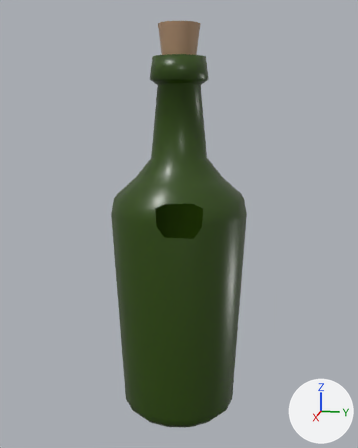
A saved change to the Blender file Assets/Blends/pickup-wine.blend.
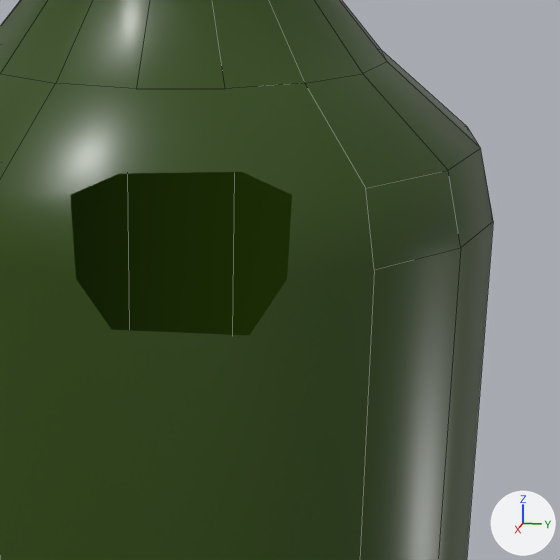
Old and new are each drawn whole from a camera (50 mm lens) standing at (0.78, 0.156, 0.219) and looking at (-0.001, -0.001, 0.023) and again close up on the part from 39% to 73% of the width and 37% to 64% of the height. The lights are fixed; the arrows at lower right show +X, +Y and +Z. The close-ups show mesh edges as thin lines. Everything nearer to the camera than a plane just in front of the edit is cut away.

Names of what the first close-up shows: 'pickup-wine'.
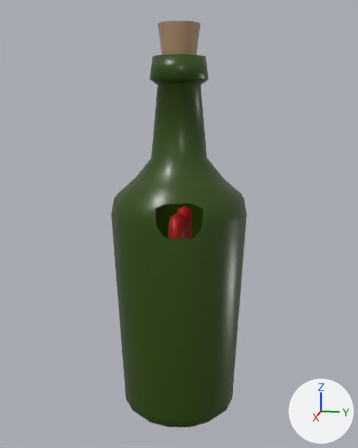
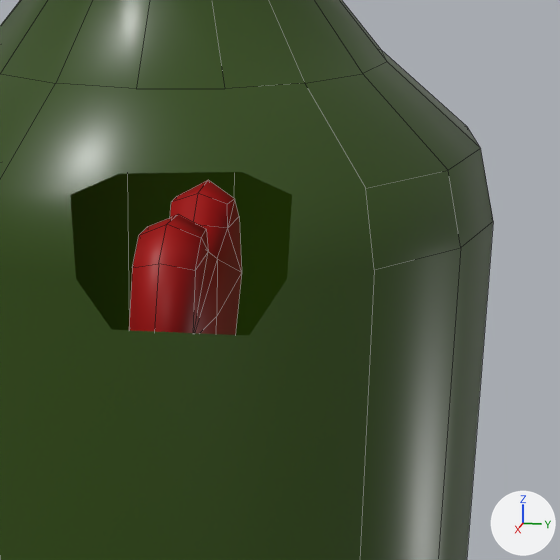
Commit message: working on wine pickup

The change in detail:
Picture 'ui-sprite-sheet.png' (img_ui_sprite_sheet_png) is new.
Material 'Heart' (mat_heart) is new.
Its texture is img_ui_sprite_sheet_png.
me_pickup_wine is used by ob_pickup_wine; location (0.0, 0.0, 0.0); rotation (1.571, 0.0, 0.0), in degrees (90, 0, 0).
me_pickup_wine had 224 vertices, 210 faces and spanned x -0.11..0.11, y -0.299..0.333, z -0.11..0.11.
me_pickup_wine now has 278 vertices, 278 faces and spans x -0.11..0.11, y -0.299..0.333, z -0.11..0.11.
me_pickup_wine part 1: a new loose piece of 54 vertices spanning x -0.06..0.06, y -0.071..0.048, z -0.014..0.008, in mat_heart (picture img_ui_sprite_sheet_png).
me_pickup_wine now uses material mat_heart (picture img_ui_sprite_sheet_png).

What differs and where, as boxes (x1, y1, x2, y2) in the close-ups (560 x 560 px):
part 1 of me_pickup_wine, added (red): after (129, 180, 242, 335)
